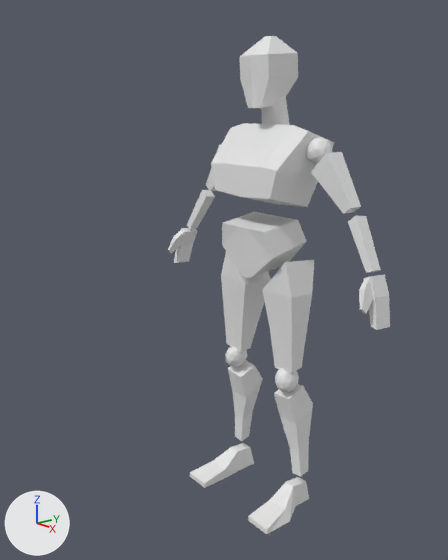
Renders of the Blender file AdventurePlayground/MyCharacters/blockchars.blend from each side of a commit.
Camera for both pictures: a camera (50 mm lens) standing at (3.35, -3.13, 3.09) and looking at (-0.73, 0.2, 1.61). Every picture has the same lights, and +X, +Y and +Z are marked at lower left.

The scene before the commit, as lines of its bpy script (objects in view):
```python
ob_cube_010 = bpy.data.objects.new('Cube.010', me_cube_014)
ob_cube_010.location = (0.298, 0.0, 1.553)
ob_cube_010.rotation_euler = (-0.0479, -0.106, 0.0)  # degrees (-2.7, -6.1, 0)
ob_cube_010.scale = (0.158, 0.158, 0.355)
ob_cube_011 = bpy.data.objects.new('Cube.011', me_cube_015)
ob_cube_011.location = (0.345, 0.068, 0.622)
ob_cube_011.rotation_euler = (0.163, -0.0869, 0.0)  # degrees (9.3, -5, 0)
ob_cube_011.scale = (0.147, 0.147, -0.354)
ob_cube_012 = bpy.data.objects.new('Cube.012', me_cube_016)
ob_cube_012.location = (0.382, 0.0, 0.101)
ob_cube_012.scale = (-0.107, -0.148, -0.107)
ob_cube_013 = bpy.data.objects.new('Cube.013', me_cube_017)
ob_cube_013.location = (0.0, 0.0, 2.104)
ob_cube_013.scale = (0.212, 0.212, 0.212)
ob_cube_014 = bpy.data.objects.new('Cube.014', me_cube_018)
ob_cube_014.location = (0.002, 0.0, 2.67)
ob_cube_014.scale = (-0.248, -0.233, -0.233)
ob_cube_015 = bpy.data.objects.new('Cube.015', me_cube_019)
ob_cube_015.location = (0.616, 0.083, 2.58)
ob_cube_015.rotation_euler = (0.0, 5.616, 0.0)  # degrees (0, 322, 0)
ob_cube_015.scale = (0.0511, 0.0508, 0.132)
ob_cube_016 = bpy.data.objects.new('Cube.016', me_cube_020)
ob_cube_016.location = (0.885, 0.056, 2.224)
ob_cube_016.rotation_euler = (-0.13, -0.544, 0.0296)  # degrees (-7.4, -31, 1.7)
ob_cube_016.scale = (0.0534, 0.0534, 0.0534)
ob_cube_017 = bpy.data.objects.new('Cube.017', me_cube_021)
ob_cube_017.location = (1.022, 0.017, 1.98)
ob_cube_017.rotation_euler = (-0.0796, -0.4, 0.00613)  # degrees (-4.6, -23, 0.4)
ob_cube_017.scale = (-0.0315, -0.0679, -0.0679)
ob_icosphere_002 = bpy.data.objects.new('Icosphere.002', me_icosphere_002)
ob_icosphere_002.location = (0.295, -0.024, 1.097)
ob_icosphere_002.rotation_euler = (0.0, -0.205, 0.0)  # degrees (0, -12, 0)
ob_icosphere_002.scale = (0.079, 0.102, 0.102)
# me_cube_023
# before: 1 (0.21, -0.2, 1.0) at pixel (270, 35), 3 (0.21, 0.16, 1.0) at pixel (276, 36), 9 (0.0, 0.21, 1.0) at pixel (274, 36), 11 (0.0, -0.21, 1.0) at pixel (267, 36)
# also in view: 'Cube.019' at (0.0, 0.01, 3.31); 'Cube.018' at (0.0, -0.07, 1.95); 'Cylinder.001' at (0.0, 0.07, 3.05)
```
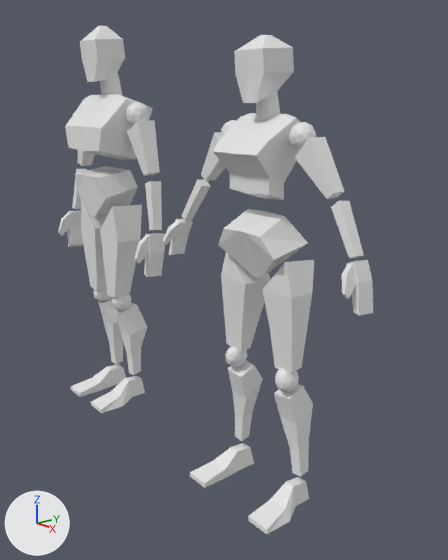
The change, as a list of edits to the scene's bpy script:
```text
Change me_cube_017:
    used by ob_cube_013; location = (0.0, 0.0, 2.104); scale = (0.212, 0.212, 0.212)
    remove me_cube_017.from_pydata(...)  # 12 vertices, 9 faces; spans x -0.01..1.34, y -1.06..0.88, z -1.18..0.88
    add me_cube_017.from_pydata(...)  # 12 vertices, 9 faces; spans x -0.01..1.34, y -1.03..1.05, z -1.16..0.99
    me_cube_017 part 1: 11 of 12 vertices moved; they spanned x -0.01..1.34, y -1.06..0.88, z -1.18..0.88 and now span x -0.01..1.34, y -1.03..1.05, z -1.16..0.99; mean shift (-0.04, -0.01, 0.04); largest move (1.1, 0.49, 0.88) -> (0.87, 0.0, 0.96)
Change me_cube_018:
    used by ob_cube_014; location = (0.002, 0.0, 2.67); scale = (-0.248, -0.233, -0.233)
    remove me_cube_018.from_pydata(...)  # 18 vertices, 14 faces; spans x -1.64..0.0, y -1.12..1.04, z -1.25..1.29
    add me_cube_018.from_pydata(...)  # 30 vertices, 24 faces; spans x -1.64..0.0, y -1.09..1.4, z -1.42..2.11
    me_cube_018 part 2
    15 vertices are removed from x -1.64..0.0, y -1.12..1.04, z -1.25..1.29
    14 faces are deleted
    27 vertices are added at x -1.64..0.0, y -1.09..1.4, z -1.42..2.11
    24 new faces join them
Change me_cube_023:
    where me_cube_023.from_pydata(...)  # 16 vertices, 11 faces; spans x 0.0..1.0, y -1.27..1.12, z -1.12..1.0
    used by ob_cube_019; location = (-0.003, 0.022, 3.321); scale = (0.146, 0.146, 0.225)
    me_cube_023 part 3
    add for i in [1, 3, 9, 11]: me_cube_023.vertices[i].co += Vector((0.0, 0.0, -0.13))
    me_cube_023 part 4
    me_cube_023.vertices[2].co: (0.45, 0.36, -1.0) -> (0.45, 0.35, -0.78)  # not seen -> pixel (276, 91)
    me_cube_023.vertices[8].co: (0.0, 0.45, -1.0) -> (0.0, 0.44, -0.78)
Change ob_cube:
    ob_cube.location: (0.245, 0.0, 1.613) -> (-2.116, 0.0, 1.613)
    remove ob_cube.hide_set(True)  # its collection is switched off
Change ob_cube_001:
    ob_cube_001.location: (0.212, 0.074, 0.633) -> (-2.148, 0.074, 0.633)
    remove ob_cube_001.hide_set(True)  # its collection is switched off
Change ob_cube_002:
    ob_cube_002.location: (0.245, 0.0, 0.102) -> (-2.116, 0.0, 0.102)
    remove ob_cube_002.hide_set(True)  # its collection is switched off
Change ob_cube_003:
    ob_cube_003.location: (0.0, 0.0, 2.267) -> (-2.361, 0.0, 2.267)
    remove ob_cube_003.hide_set(True)  # its collection is switched off
Change ob_cube_004:
    ob_cube_004.location: (0.002, 0.0, 2.878) -> (-2.359, 0.0, 2.878)
    remove ob_cube_004.hide_set(True)  # its collection is switched off
Change ob_cube_005:
    ob_cube_005.location: (0.596, 0.09, 2.69) -> (-1.765, 0.09, 2.69)
    remove ob_cube_005.hide_set(True)  # its collection is switched off
Change ob_cube_006:
    ob_cube_006.location: (0.767, 0.056, 2.173) -> (-1.594, 0.056, 2.173)
    remove ob_cube_006.hide_set(True)  # its collection is switched off
Change ob_cube_007:
    ob_cube_007.location: (0.83, 0.008, 1.838) -> (-1.531, 0.008, 1.838)
    remove ob_cube_007.hide_set(True)  # its collection is switched off
Change ob_cube_008:
    ob_cube_008.location: (0.825, -0.072, 1.838) -> (-1.535, -0.072, 1.838)
    remove ob_cube_008.hide_set(True)  # its collection is switched off
Change ob_cube_009:
    ob_cube_009.location: (-0.003, 0.023, 3.579) -> (-2.364, 0.023, 3.579)
    remove ob_cube_009.hide_set(True)  # its collection is switched off
Change ob_cylinder:
    ob_cylinder.location: (-0.001, 0.076, 3.283) -> (-2.362, 0.076, 3.283)
    remove ob_cylinder.hide_set(True)  # its collection is switched off
Change ob_icosphere:
    ob_icosphere.location: (0.204, -0.026, 1.115) -> (-2.157, -0.026, 1.115)
    remove ob_icosphere.hide_set(True)  # its collection is switched off
Change ob_icosphere_001:
    ob_icosphere_001.location: (0.46, 0.09, 3.007) -> (-1.9, 0.09, 3.007)
    remove ob_icosphere_001.hide_set(True)  # its collection is switched off
Change ob_cube_013:
    ob_cube_013.scale: (0.212, 0.212, 0.212) -> (0.231, 0.231, 0.231)
Change ob_cube_014:
    ob_cube_014.location: (0.002, 0.0, 2.67) -> (0.002, -0.056, 2.807)
    ob_cube_014.rotation_euler: (0.0, 0.0, 0.0) -> (-0.302, 0.0, 0.0)  # degrees (0, 0, 0) -> degrees (-17, 0, 0)
    ob_cube_014.scale: (-0.248, -0.233, -0.233) -> (-0.176, -0.166, -0.166)
Change ob_cube_015:
    ob_cube_015.location: (0.616, 0.083, 2.58) -> (0.552, -0.014, 2.679)
Change ob_cube_016:
    ob_cube_016.location: (0.885, 0.056, 2.224) -> (0.821, -0.041, 2.323)
Change ob_cube_017:
    ob_cube_017.location: (1.022, 0.017, 1.98) -> (0.958, -0.081, 2.079)
Change ob_cube_018:
    ob_cube_018.location: (1.019, -0.049, 1.979) -> (0.955, -0.147, 2.078)
Change ob_cube_019:
    ob_cube_019.location: (-0.003, 0.022, 3.321) -> (-0.003, -0.025, 3.355)
Change ob_cylinder_001:
    ob_cylinder_001.location: (-0.001, 0.071, 3.046) -> (-0.001, 0.003, 3.08)
    ob_cylinder_001.scale: (0.11, 0.0883, 0.11) -> (0.0974, 0.0779, 0.0974)
Change ob_icosphere_003:
    ob_icosphere_003.location: (0.427, 0.084, 2.79) -> (0.363, -0.014, 2.89)
```

Changed parts and their boxes [x1, y1, x2, y2] in the pictures (448 x 560 px; the box of a moved part takes in the faces that stretch with it):
'Cube.014', reshaped, moved, turned, rescaled: before [211, 123, 335, 207]; after [213, 113, 300, 200]
'Cube', shown: after [81, 199, 142, 298]
'Cube.013', reshaped, rescaled: before [222, 212, 307, 278]; after [218, 209, 308, 278]
'Cube.019', reshaped, moved: before [239, 36, 298, 108]; after [234, 35, 294, 103]
'Cube.004', shown: after [65, 94, 153, 159]
'Cube.015', reshaped, moved, turned, rescaled: before [206, 145, 361, 214]; after [201, 132, 344, 199]
'Cube.016', reshaped, moved, turned, rescaled: before [187, 190, 381, 273]; after [182, 179, 364, 258]
'Cube.017', reshaped, moved, turned, rescaled: before [174, 228, 390, 330]; after [169, 219, 373, 316]
'Cube.003', shown: after [75, 166, 138, 216]
'Cube.001', shown: after [98, 297, 147, 375]
'Cube.009', shown: after [80, 26, 125, 82]
'Cube.002', shown: after [71, 364, 145, 413]
'Cube.005', shown: after [77, 120, 160, 176]
'Cube.007', shown: after [67, 211, 165, 277]
'Cube.018', reshaped, moved, turned, rescaled: before [168, 230, 373, 314]; after [163, 221, 356, 299]
'Icosphere.003', reshaped, moved, turned, rescaled: before [306, 137, 332, 165]; after [221, 120, 316, 150]
'Cube.006', shown: after [72, 169, 162, 230]
'Cylinder.001', moved, rescaled: before [261, 97, 290, 125]; after [256, 91, 280, 120]
'Cube.008', shown: after [58, 213, 149, 263]
'Icosphere', shown: after [93, 288, 131, 311]
'Icosphere.001', shown: after [126, 102, 149, 125]
'Cylinder', shown: after [100, 72, 123, 96]
part 3 of me_cube_023, moved or reshaped: before [241, 36, 297, 56]; after [235, 35, 291, 51]
part 4 of me_cube_023, moved or reshaped: before [261, 77, 298, 108]; after [256, 72, 293, 103]
